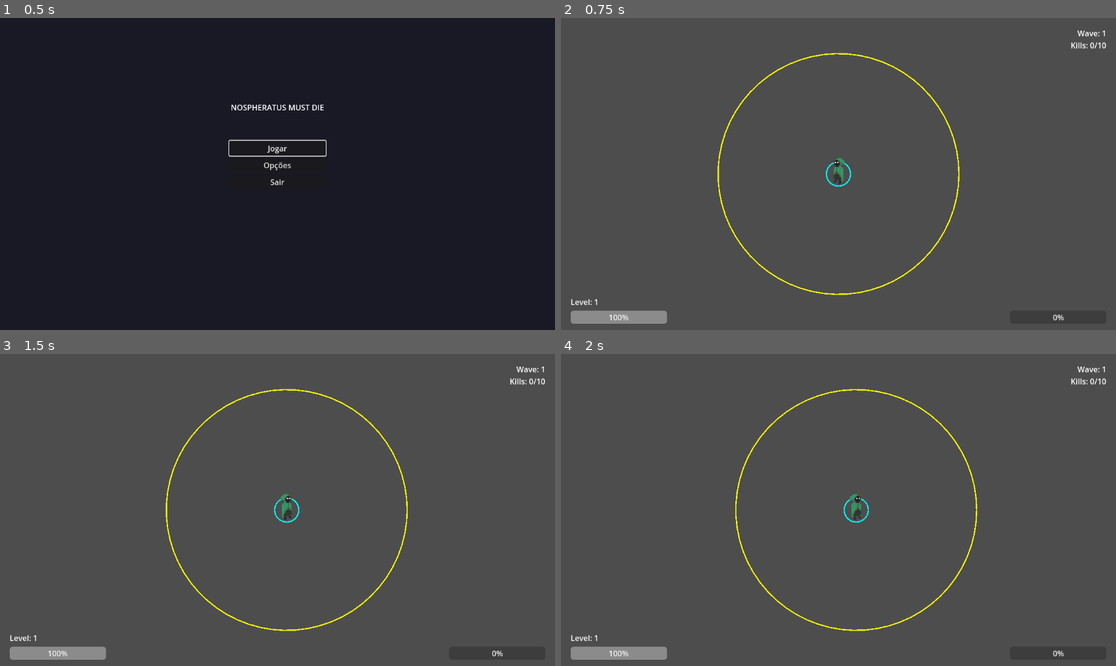
Above: before the commit, frames 1-4 (two rows, left to right).
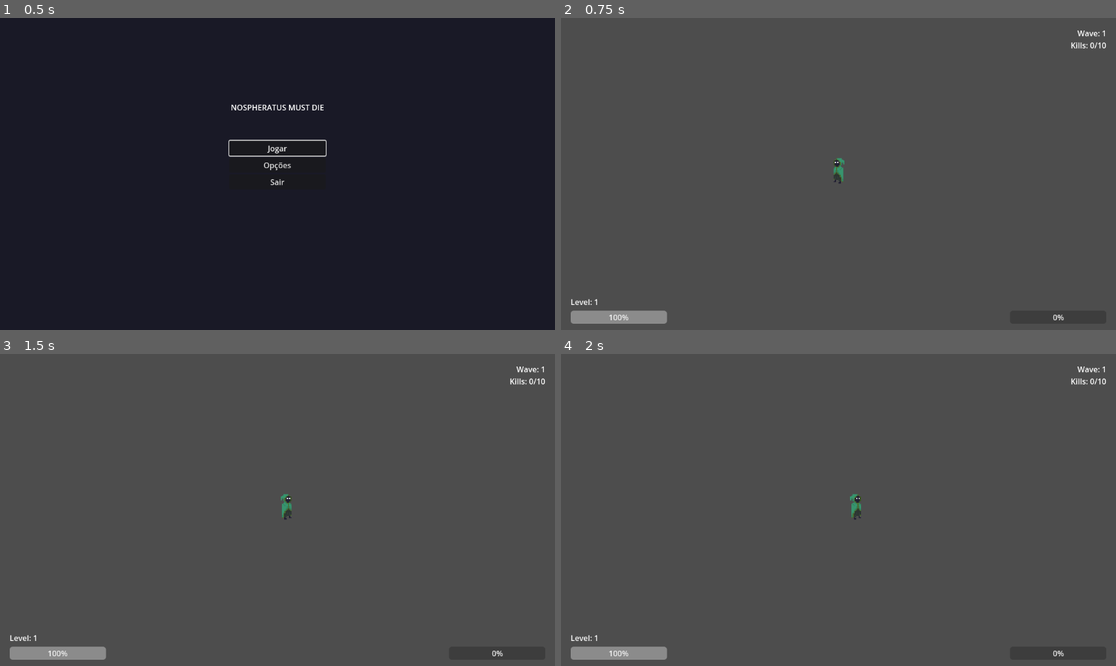
Above: after the commit, the same moments.

Repository: JohnAndante/nospheratus-must-die
Game: Godot game, scene res://scenes/MainMenu.tscn
The game is run twice, just before and just after one commit, with the same random seed, the same clock (stepped at 60 frames per second) and the same inputs.
Inputs (mouse positions are in pixels of both pictures, inside the frame that each line leads up to):
- Up to frame 1 (0.5 s): no input
- Up to frame 2 (0.75 s): click "Jogar" at 0.5 s
- Up to frame 3 (1.5 s): tap Enter (ui_accept) at 1.25 s; move the mouse to (399, 494) at 1.27 s; hold D (move_right) from 1.28 s (still down); click (399, 494) at 1.42 s
- Up to frame 4 (2 s): keep holding D (move_right); tap Enter (ui_accept) at 1.52 s

Frame 1 is identical in both runs. In frame 2, 0.8% of the frame differs, in the area x 28-72%, y 11-89%; in frame 3, 0.8%, in the area x 29-74%, y 11-89%; in frame 4, 0.8%.

Commit message:
#3 - chore: Improved debug mode

Diff:
--- a/scripts/Main.gd
+++ b/scripts/Main.gd
@@ -47,6 +47,7 @@
 	# Debug mode toggle (F10)
 	if event is InputEventKey and event.pressed and event.keycode == KEY_F10:
 		debug_mode = !debug_mode
+		player.queue_redraw()
 		update_debug_ui()
 		print("Debug mode: ", "ON" if debug_mode else "OFF")
 
@@ -164,6 +165,8 @@
 	kill_count_label.text = "Kills: " + str(enemies_killed_this_wave) + "/" + str(enemies_per_wave)
 
 func _on_show_upgrade_menu():
+	toggle_pause()  # Pausar o jogo ao abrir o menu de upgrades
+	# Mostrar menu de upgrades com as opções disponíveis
 	var available_upgrades = WeaponManager.get_available_upgrades(player.get_weapons(), player.level)
 	upgrade_menu.show_upgrades(available_upgrades)
 
--- a/scripts/Player.gd
+++ b/scripts/Player.gd
@@ -221,7 +221,7 @@
 
 # Debug visual - círculos de detecção
 func _draw():
-	if OS.is_debug_build():
+	if "Main" in get_tree().get_nodes_in_group("root") and get_tree().get_root().get_node("Main").debug_mode:
 		# Círculo de detecção de inimigos (amarelo) - usa o detection_range
 		draw_arc(Vector2.ZERO, detection_range, 0, TAU, 64, Color.YELLOW, 2.0)
 
Binary file changed: assets/player.aseprite
